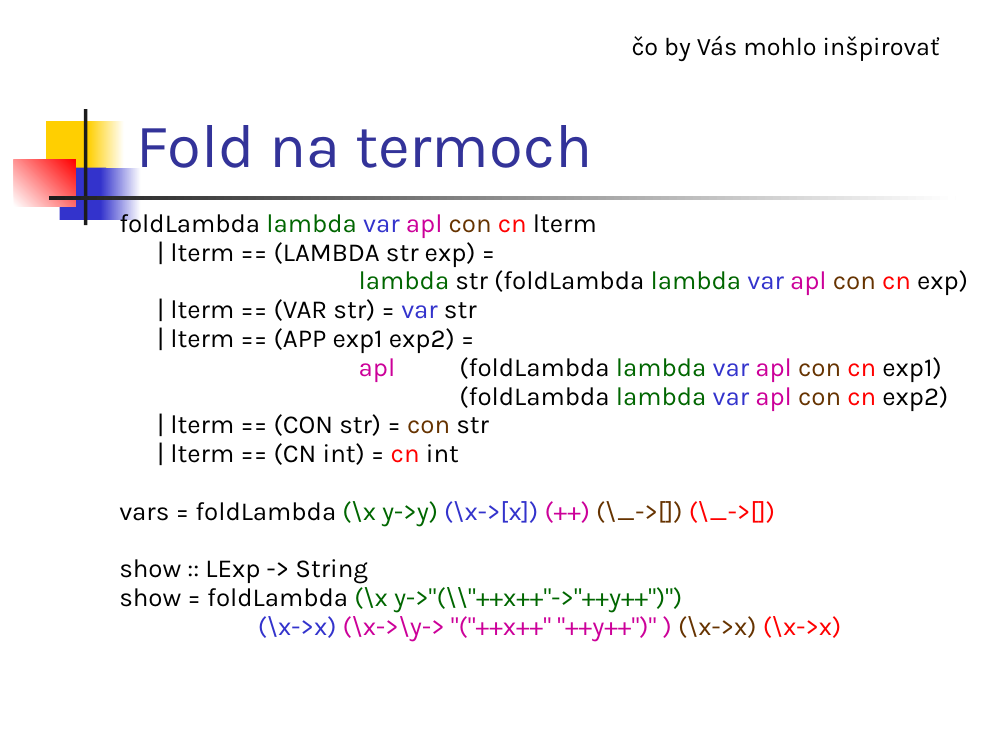
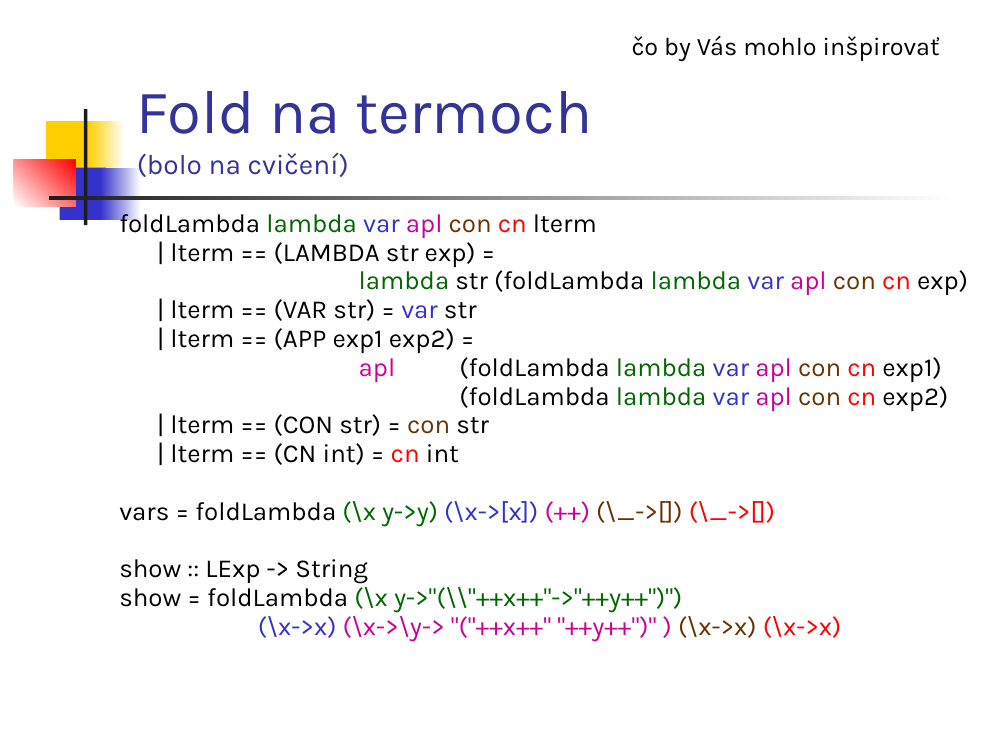
Before and after one commit to Funkcionalne/Prednasky, a slide deck: slide 6 of 06/06_fpro.ppt. Drawn at 1008x756 pixels with LibreOffice and Linux fonts; fonts in the diff are those of the drawing. Boxes give left, top, right and bottom in pixels: in the first picture for what was removed or moved away, otherwise in the second. Text is boxed around its words. In the diff, an @@ line names an element or a change of style, - is before the commit and + after.

```diff
--- a/06/06_fpro.ppt
+++ b/06/06_fpro.ppt
@@ title at box(137, 91, 592, 177): text changed; size 44 to 20 pt @@
-Fold na termoch
+Fold na termoch
+(bolo na cvičení)
```
Also in this commit, not shown: 4 other slides changed, 1 slide added, 2 slides removed, 3 other files.
